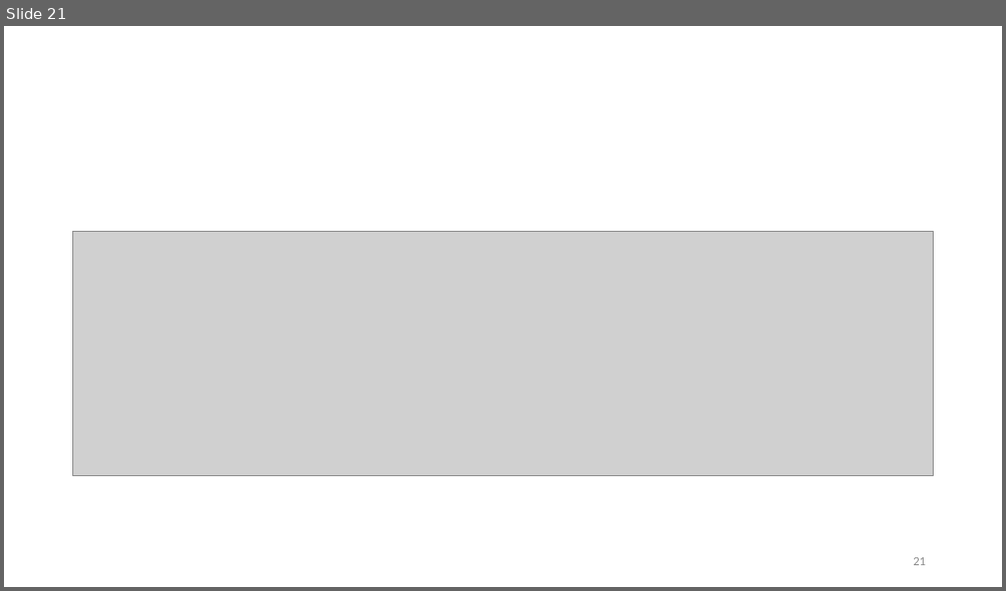
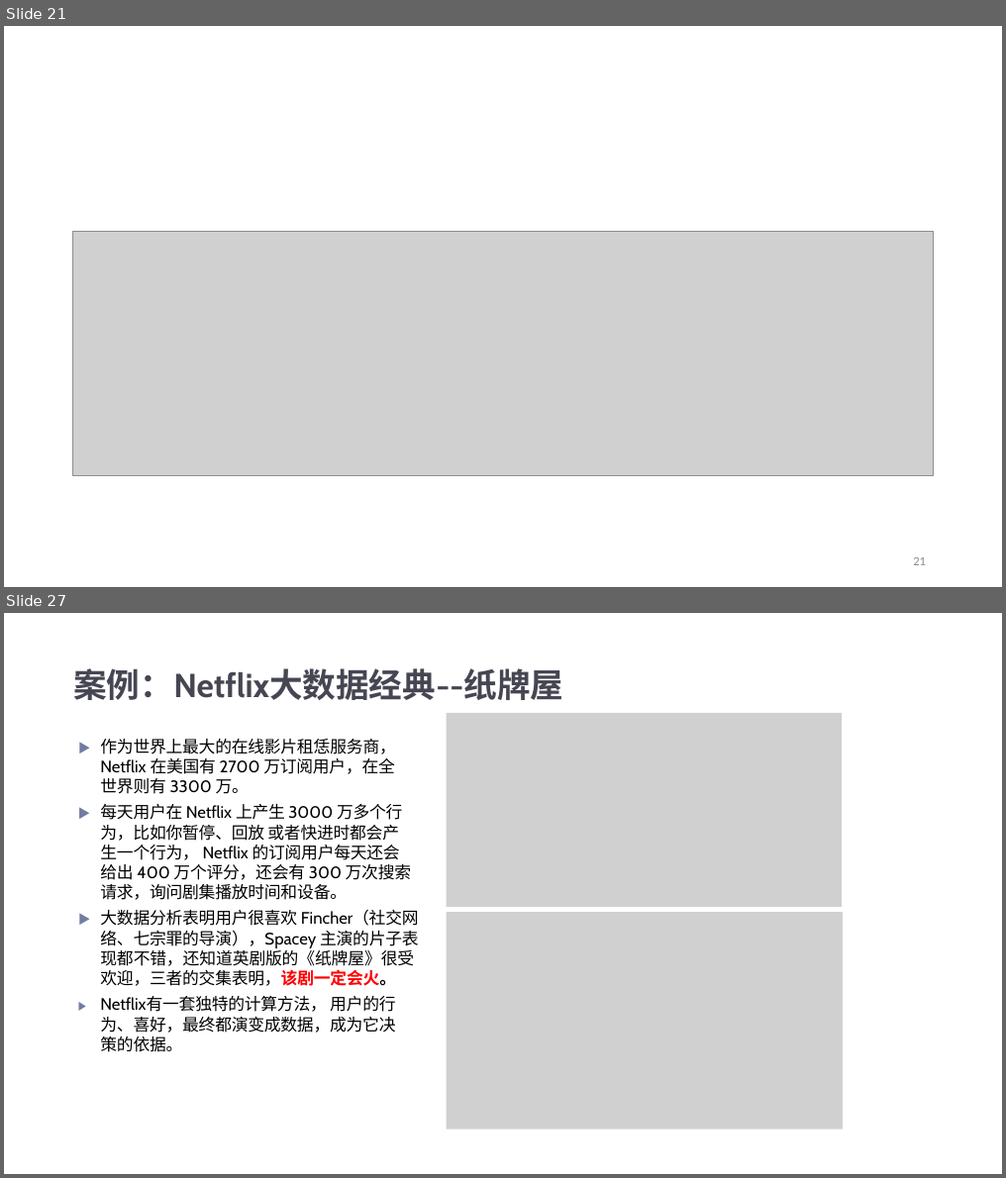
Before and after one commit to prm10/paper, a slide deck: presentation/big data.pptx. Shown one above the other, each under a label of ours: slide 21 before the commit, slides 21 and 27 after it; the slides between them are not shown. The pictures are 1006x591 and 1006x1178 pixels, drawn with LibreOffice and Linux fonts; fonts in the diff are those of the drawing; grey boxes stand for pictures. Boxes give left, top, right and bottom in pixels: in the first picture for what was removed or moved away, otherwise in the second. Text is boxed around its words. In the diff, an @@ line names an element or a change of style, - is before the commit and + after.

```diff
--- a/presentation/big data.pptx
+++ b/presentation/big data.pptx
@@ slide 27 added at <box>4,613,1002,1174</box>, background #FFFFFF @@
@@ title added at <box>73,668,563,700</box>, 32 pt, text #464653, bold @@
+案例：Netflix大数据经典--纸牌屋
@@ picture added at <box>447,713,843,906</box> @@
@@ text added at <box>100,739,419,1053</box>, 16 pt, text #000000 @@
+▶ 作为世界上最大的在线影片租恁服务商，Netflix 在美国有 2700 万订阅用户，在全世界则有 3300 万。
+▶ 每天用户在 Netflix 上产生 3000 万多个行为，比如你暂停、回放 或者快进时都会产生一个行为， Netflix 的订阅用户每天还会给出 400 万个评分，还会有 300 万次搜索请求，询问剧集播放时间和设备。
+▶ 大数据分析表明用户很喜欢 Fincher（社交网络、七宗罪的导演），Spacey 主演的片子表现都不错，还知道英剧版的《纸牌屋》很受欢迎，三者的交集表明，该剧一定会火。
+▶ Netflix有一套独特的计算方法， 用户的行为、喜好，最终都演变成数据，成为它决策的依据。
@@ picture added at <box>447,912,844,1131</box> @@
```
Also in this commit, not shown: 12 slides changed, 1 other slide added, 1 slide removed.
